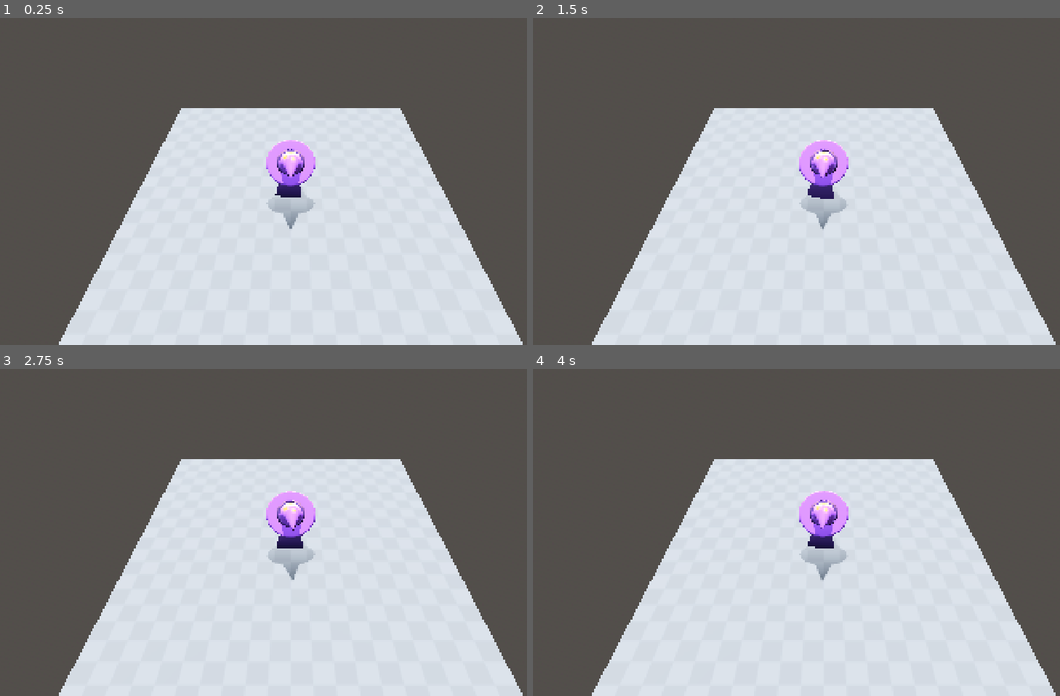
Above: before the commit, frames 1-4 (two rows, left to right).
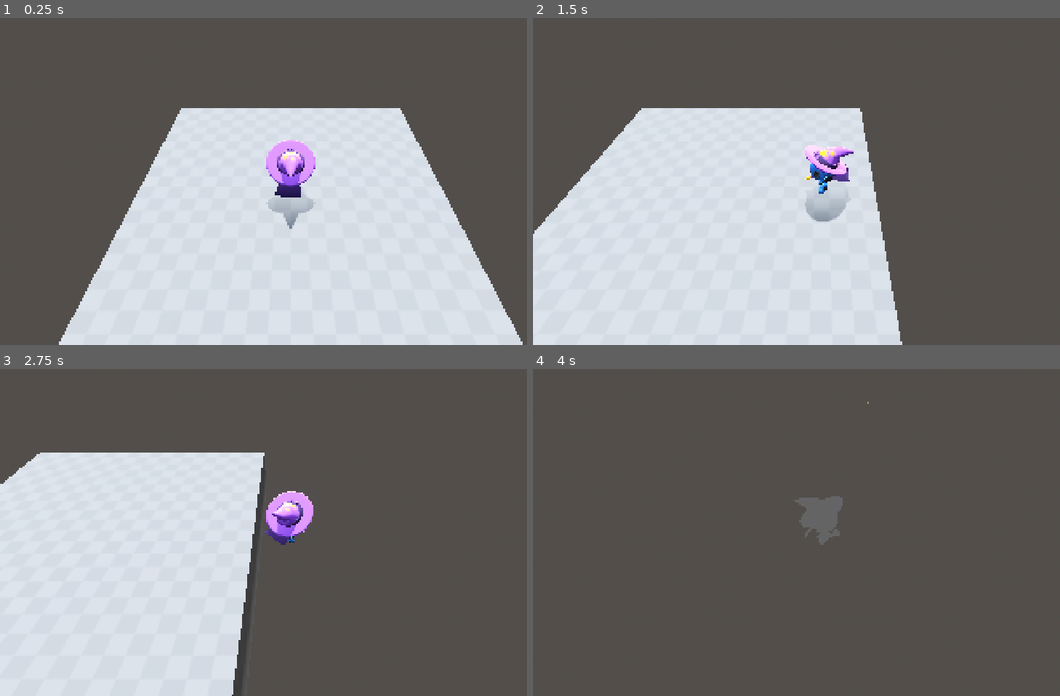
Above: after the commit, the same moments.

Repository: iguessfive/gamedev-with-godot
Game: Godot game, scene res://lessons/world_3d.tscn
Same seed, same stepped clock (60 frames per second), same inputs: the game is played once before the commit and once after it. The project has no main scene, so this scene is started directly.
Inputs (mouse positions are in pixels of both pictures, inside the frame that each line leads up to):
- Up to frame 1 (0.25 s): no input
- Up to frame 2 (1.5 s): tap Enter at 0.5 s; move the mouse to (949, 165) at 0.52 s; hold D (move_right, bound only after the commit) 0.53-1.25 s; hold Space (shoot, bound only after the commit) 0.53-1.25 s; click (949, 165) at 0.67 s; drag from (706, 197) to (796, 246) at 1.27 s
- Up to frame 3 (2.75 s): move the mouse to (347, 460) at 2.02 s; hold D (move_right, bound only after the commit) from 2.03 s (still down); hold Space (shoot, bound only after the commit) from 2.03 s (still down); click (347, 460) at 2.17 s
- Up to frame 4 (4 s): release D (move_right, bound only after the commit) at 2.75 s; release Space (shoot, bound only after the commit) at 2.75 s; drag from (796, 597) to (648, 483) at 2.77 s; move the mouse to (996, 581) at 3.52 s; hold A (move_left, bound only after the commit) from 3.53 s (still down); hold Space (shoot, bound only after the commit) from 3.53 s (still down); click (996, 581) at 3.67 s

The runs differ from the first frame. In frame 1, less than 0.1% of the frame differs, in the area x 52-53%, y 53-54%; in frame 2, 29%; in frame 3, 46%; in frame 4, 47%, in the area x 11-100%, y 10-100%.

Commit message:
added util scripts

Diff:
--- a/gdquest/gobot-the-sorcerer-wk/lessons/world_3d.tscn
+++ b/gdquest/gobot-the-sorcerer-wk/lessons/world_3d.tscn
@@ -27,6 +27,62 @@
 albedo_texture = ExtResource("1_hswtk")
 uv1_triplanar = true
 
+[sub_resource type="GDScript" id="GDScript_hswtk"]
+script/source = "extends CharacterBody3D
+
+const GRAVITY = 40.0 * Vector3.DOWN
+
+@export var max_speed: float = 5.0
+@export var steering_factor: float = 5.0 # direct impact on change in direction
+
+var input = LocalPlayerInputs.new()
+
+var _ground_plane := Plane(Vector3.UP)
+
+@onready var _skin: GobotSkin3D = $GobotSkin3D
+@onready var _camera_3d: Camera3D = %Camera3D
+
+func _init() -> void:
+	input.load_player_inputs()
+
+@warning_ignore(\"unused_parameter\")
+func _physics_process(delta: float) -> void:
+	#region input
+	var input_direction := Input.get_vector(input.move_left(), input.move_right(), input.move_up(), input.move_down())
+	#endregion
+
+	#region gravity
+	if not is_on_floor():
+		velocity += GRAVITY * delta
+	#endregion
+
+	#region ground movement
+	var ground_direction := Vector3(input_direction.x, 0, input_direction.y)
+	var desired_ground_velocity := ground_direction * max_speed
+	var steering_vector := desired_ground_velocity - velocity
+	var steering_amount: float = min(steering_factor * delta, 1.0)
+	velocity += steering_vector * steering_amount
+	#endregion
+
+	#region rotation based on mouse position
+	_ground_plane.d = global_position.y
+	var mouse_position_2d := get_viewport().get_mouse_position()
+	var mouse_ray := _camera_3d.project_ray_normal(mouse_position_2d)
+	var world_mouse_position = _ground_plane.intersects_ray(_camera_3d.global_position, mouse_ray)
+	if world_mouse_position:
+		_skin.look_at(world_mouse_position)
+	#endregion
+
+	#region animation
+	if is_on_floor() and ground_direction.length() > 0:
+		_skin.run()
+	else:
+		_skin.idle()
+	#endregion
+
+	move_and_slide()
+"
+
 [node name="Main" type="Node3D"]
 
 [node name="WorldEnvironment" type="WorldEnvironment" parent="."]
@@ -47,6 +103,7 @@
 size = Vector3(10, 2, 10)
 
 [node name="Player3D" parent="." instance=ExtResource("1_5a1k3")]
+script = SubResource("GDScript_hswtk")
 
 [node name="Camera3D" parent="Player3D/CameraAnchor" index="0"]
 transform = Transform3D(1, 0, 0, 0, 0.7071068, 0.7071068, 0, -0.7071068, 0.7071068, 0, 6.796852, 6.537157)
--- /dev/null
+++ b/gdquest/gobot-the-sorcerer-wk/util/local_player_inputs.gd
@@ -0,0 +1,105 @@
+class_name LocalPlayerInputs extends RefCounted
+
+func load_player_inputs() -> void:
+	var actions: Dictionary[String, Array] = {
+		move_left(): move_left_events(), # {"name", "events"}
+		move_right(): move_right_events(),
+		move_up(): move_up_events(),
+		move_down(): move_down_events(),
+		shoot(): shoot_events(),
+	}
+
+	for action_name in actions:
+		InputMap.add_action(action_name)
+		var events = actions[action_name]
+		for event in events:
+			InputMap.action_add_event(action_name, event)
+
+func move_left() -> String:
+	return "move_left"
+
+func move_right() -> String:
+	return "move_right"
+
+func move_up() -> String:
+	return "move_up"
+
+func move_down() -> String:
+	return "move_down"
+
+func shoot() -> String:
+	return "shoot"
+
+func move_left_events() -> Array[InputEvent]:
+	var events: Array[InputEvent] = []
+
+	var key_a = InputEventKey.new()
+	key_a.key_label = KEY_A
+	var key_left = InputEventKey.new()
+	key_left.key_label = KEY_LEFT
+	var left_joystick = InputEventJoypadMotion.new()
+	left_joystick.axis = JOY_AXIS_LEFT_X
+	left_joystick.axis_value = -1
+
+	events.append_array([key_a, key_left, left_joystick])
+
+	return events
+
+func move_right_events() -> Array[InputEvent]:
+	var events: Array[InputEvent] = []
+
+	var key_d = InputEventKey.new()
+	key_d.key_label = KEY_D
+	var key_right = InputEventKey.new()
+	key_right.key_label = KEY_RIGHT
+	var right_joystick = InputEventJoypadMotion.new()
+	right_joystick.axis = JOY_AXIS_LEFT_X
+	right_joystick.axis_value = 1
+
+	events.append_array([key_d, key_right, right_joystick])
+
+	return events
+
+func move_up_events() -> Array[InputEvent]:
+	var events: Array[InputEvent] = []
+
+	var key_w = InputEventKey.new()
+	key_w.key_label = KEY_W
+	var key_up = InputEventKey.new()
+	key_up.key_label = KEY_UP
+	var up_joystick = InputEventJoypadMotion.new()
+	up_joystick.axis = JOY_AXIS_LEFT_Y
+	up_joystick.axis_value = -1
+
+	events.append_array([key_w, key_up, up_joystick])
+
+	return events
+
+func move_down_events() -> Array[InputEvent]:
+	var events: Array[InputEvent] = []
+
+	var key_s = InputEventKey.new()
+	key_s.key_label = KEY_S
+	var key_down = InputEventKey.new()
+	key_down.key_label = KEY_DOWN
+	var down_joystick = InputEventJoypadMotion.new()
+	down_joystick.axis = JOY_AXIS_LEFT_Y
+	down_joystick.axis_value = 1
+
+	events.append_array([key_s, key_down, down_joystick])
+
+	return events
+
+func shoot_events() -> Array[InputEvent]:
+	var events: Array[InputEvent] = []
+
+	var key_space = InputEventKey.new()
+	key_space.key_label = KEY_SPACE
+	var mouse_left = InputEventMouseButton.new()
+	mouse_left.button_index = MOUSE_BUTTON_LEFT
+	var joypad_a = InputEventJoypadButton.new()
+	joypad_a.button_index = JOY_BUTTON_A
+
+	events.append_array([key_space, mouse_left, joypad_a])
+
+	return events
--- /dev/null
+++ b/gdquest/gobot-the-sorcerer-wk/util/toggle_external_editor.gd
@@ -0,0 +1,13 @@
+@tool
+class_name ToggleExternalEditor extends EditorScript
+
+func _run() -> void:
+	var settings = EditorInterface.get_editor_settings()
+	const path = "text_editor/external/use_external_editor"
+	var use_external = settings.get_setting(path)
+	settings.set_setting(path, not use_external)
+
+	if use_external:
+		print_rich("[color=lightgreen]Switched to [b]Built-in[/b] Script Editor[/color]")
+	else:
+		print_rich("[color=lightgreen]Switched to [b]External[/b] Script Editor[/color]")
Not shown: 1 places in gdquest/gobot-the-sorcerer-wk/lessons/world_3d.tscn that only renumber resources
Not shown, added: gdquest/gobot-the-sorcerer-wk/util/local_player_inputs.gd.uid
Not shown, added: gdquest/gobot-the-sorcerer-wk/util/toggle_external_editor.gd.uid
